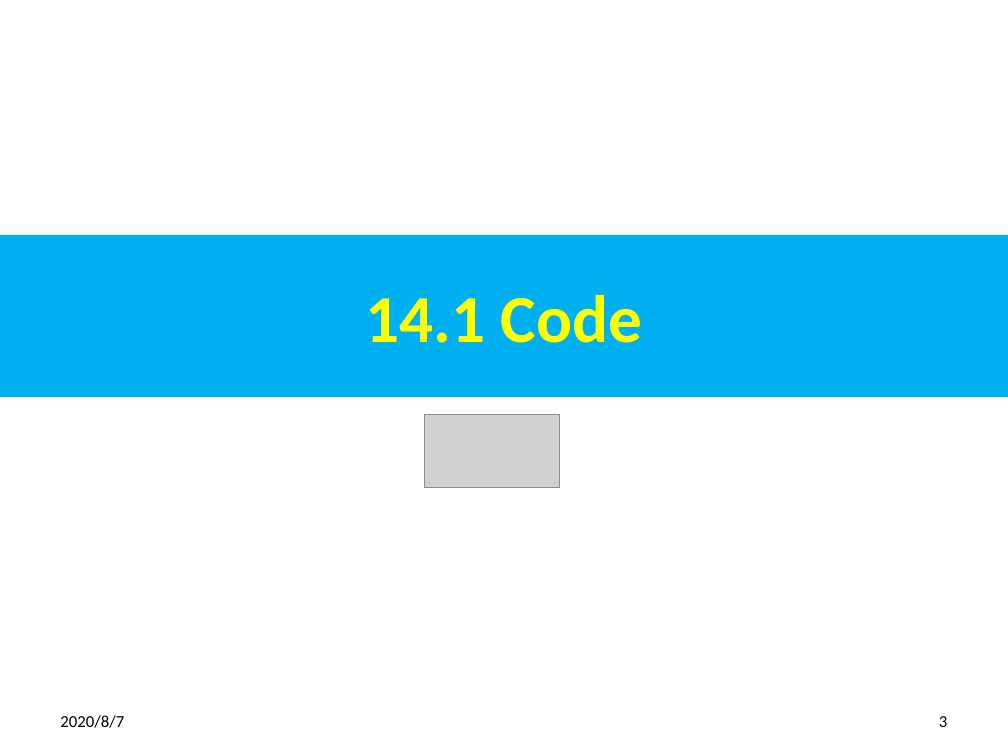
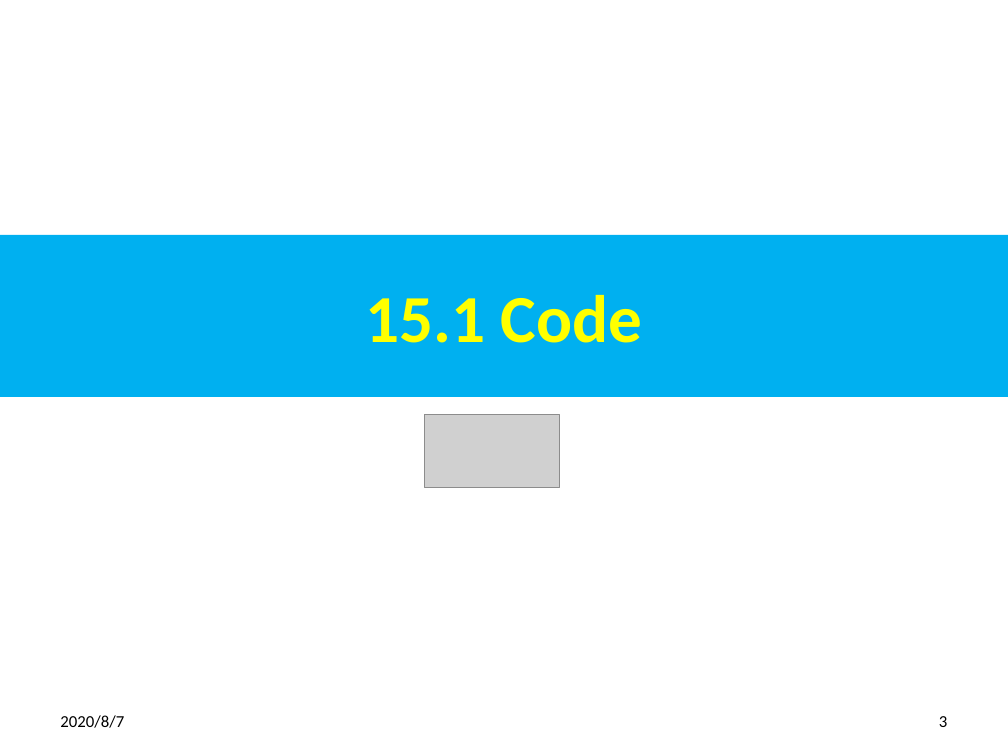
Before and after one commit to peterhchen/900_PHP_Proj, a slide deck: slide 3 of 14_Switch.pptx. Drawn at 1008x756 pixels with LibreOffice and Linux fonts; fonts in the diff are those of the drawing; grey boxes stand for pictures. Boxes give left, top, right and bottom in pixels: in the first picture for what was removed or moved away, otherwise in the second. Text is boxed around its words. In the diff, an @@ line names an element or a change of style, - is before the commit and + after.

```diff
--- a/14_Switch.pptx
+++ b/14_Switch.pptx
@@ title at bbox=[366, 295, 642, 343]: text changed @@
-14.1 Code
+15.1 Code
```
Also in this commit, not shown: 5 other slides changed, 2 other files.
